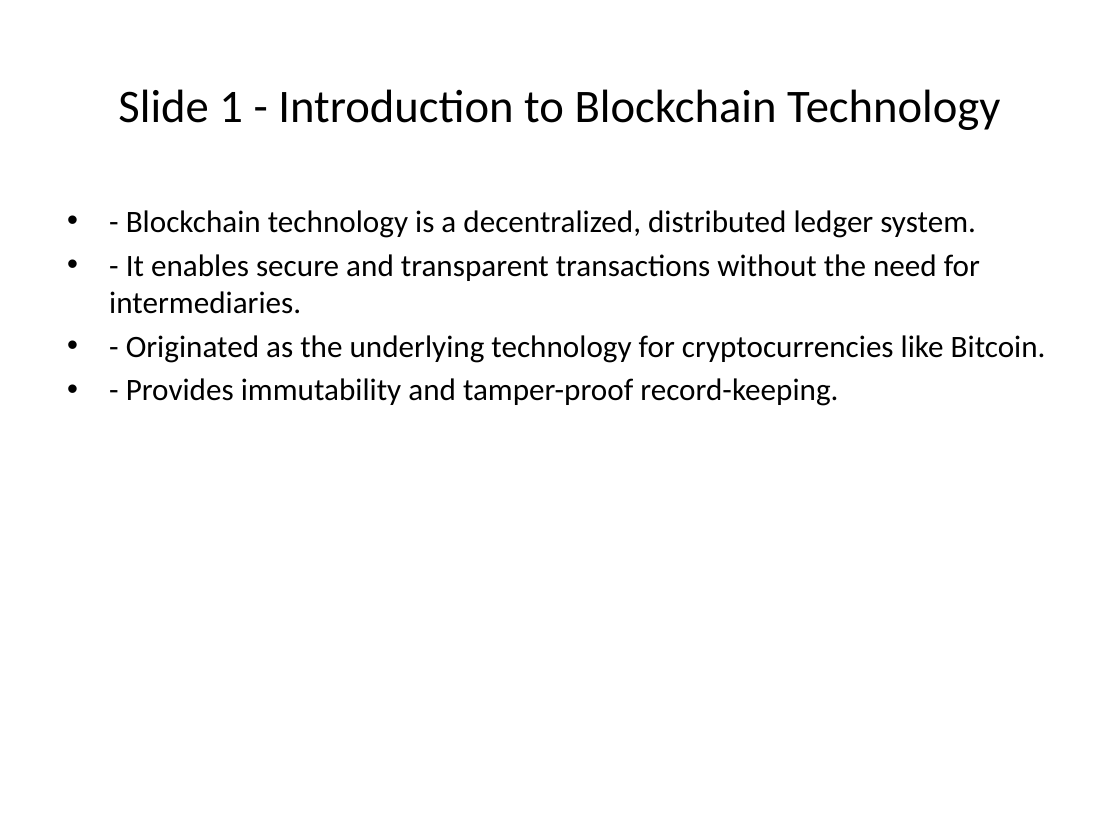
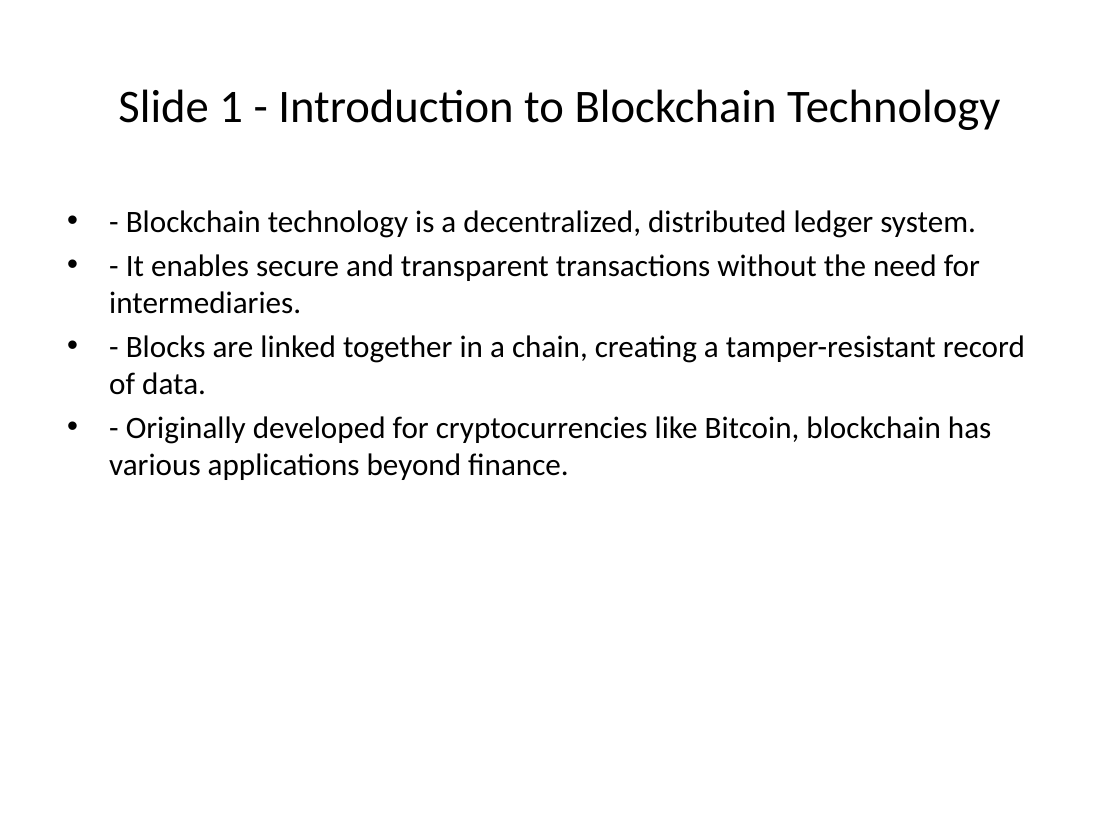
Before and after one commit to karan3486/bayhawk-bot, a slide deck: slide 1 of results/generated_presentation.pptx. Drawn at 1120x840 pixels with LibreOffice and Linux fonts; fonts in the diff are those of the drawing. Boxes give left, top, right and bottom in pixels: in the first picture for what was removed or moved away, otherwise in the second. Text is boxed around its words. In the diff, an @@ line names an element or a change of style, - is before the commit and + after.

```diff
--- a/results/generated_presentation.pptx
+++ b/results/generated_presentation.pptx
@@ text at <box>109,335,1025,480</box>: text changed @@
-• - Originated as the underlying technology for cryptocurrencies like Bitcoin.
-• - Provides immutability and tamper-proof record-keeping.
+• - Blocks are linked together in a chain, creating a tamper-resistant record of data.
+• - Originally developed for cryptocurrencies like Bitcoin, blockchain has various applications beyond finance.
```
Also in this commit, not shown: 3 other slides changed, 1 slide added, 1 slide removed, 7 other files.
